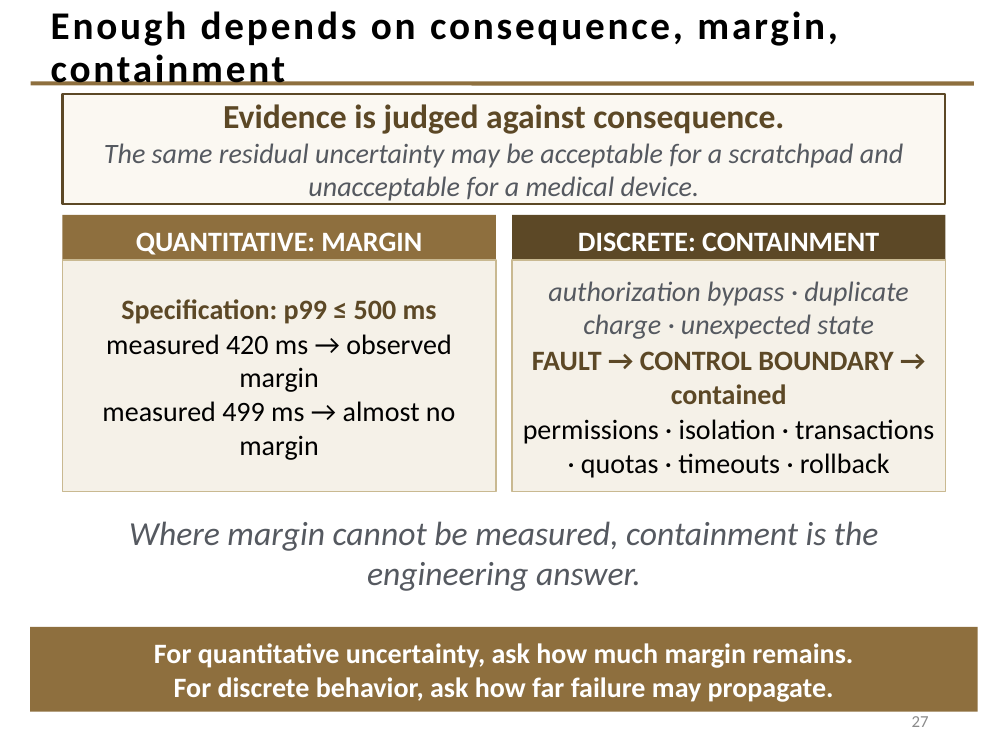
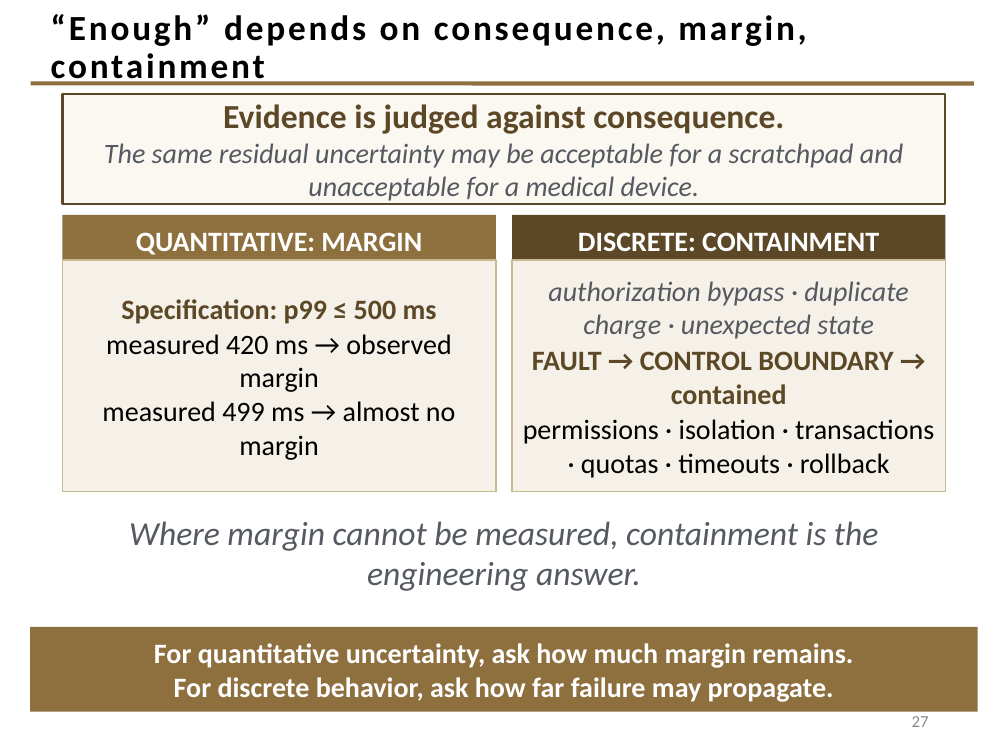
Before and after one commit to davisjam/model-based-agentic-software-engineering, a slide deck: slide 27 of course/lectures/act-1-foundations/08-validation/1-8-Validation.pptx. Drawn at 1008x756 pixels with LibreOffice and Linux fonts; fonts in the diff are those of the drawing; background and template pictures are left out. Boxes give left, top, right and bottom in pixels: in the first picture for what was removed or moved away, otherwise in the second. Text is boxed around its words. In the diff, an @@ line names an element or a change of style, - is before the commit and + after.

```diff
--- a/course/lectures/act-1-foundations/08-validation/1-8-Validation.pptx
+++ b/course/lectures/act-1-foundations/08-validation/1-8-Validation.pptx
@@ title at box(51, 14, 806, 86): text changed; size 28 to 25.2 pt @@
-Enough depends on consequence, margin, containment
+“Enough” depends on consequence, margin, containment
```
Also in this commit, not shown: 2 other slides changed.
